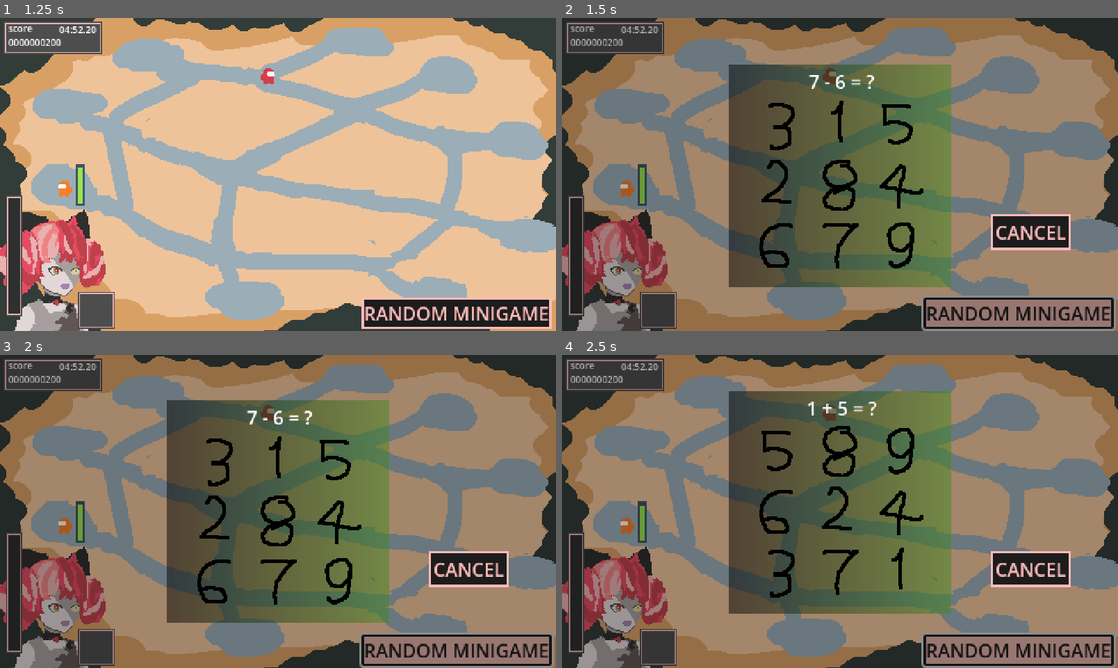
Above: before the commit, frames 1-4 (two rows, left to right).
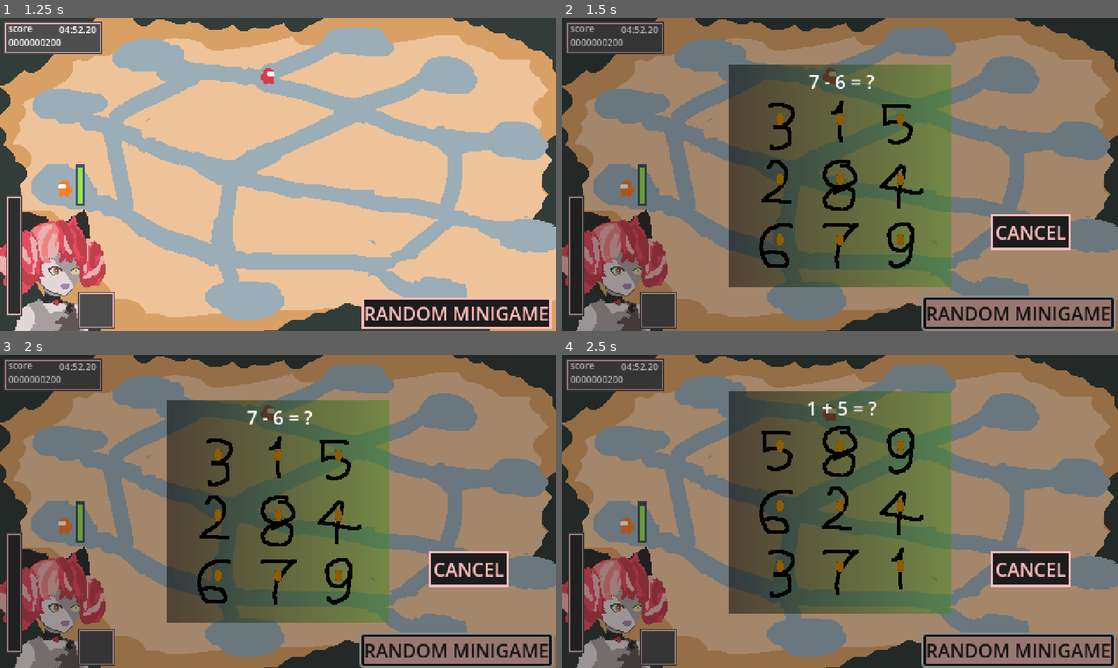
Above: after the commit, the same moments.

Repository: laxeminute/ollie-endless-date
Game: Godot game, scene res://src/interface/title_screen.tscn
Same seed, same stepped clock (60 frames per second), same inputs: the game is played once before the commit and once after it.
Inputs:
- Up to frame 1 (1.25 s): click "start" at 0.5 s
- Up to frame 2 (1.5 s): click "RANDOM MINIGAME" at 1.25 s
- Up to frame 3 (2 s): no input
- Up to frame 4 (2.5 s): click "RANDOM MINIGAME" at 2 s

Frame 1 is identical in both runs. In frame 2, 0.4% of the frame differs, in the area x 38-62%, y 30-73%; in frame 3, 0.4%; in frame 4, 0.4%.

Commit message:
Ring Toss activity: functionally complete

Diff:
--- a/src/level/activity/ring_toss/ring_number.gd
+++ b/src/level/activity/ring_toss/ring_number.gd
@@ -5,7 +5,10 @@
 
 const DIMENSIONS = Vector2i(48, 48)
 
-@onready var sprite: Sprite2D = $Sprite2D
+var active: bool = true
+
+@onready var number_sprite: Sprite2D = $Number
+@onready var ring: Sprite2D = $Ring
 
 var number: int:
 	set(value):
@@ -15,6 +18,35 @@
 		number = value
 		var zero_indexed: int = number - 1
 		@warning_ignore("INTEGER_DIVISION")
-		sprite.region_rect.position = Vector2(
+		number_sprite.region_rect.position = Vector2(
 			DIMENSIONS.x * (zero_indexed % 3), DIMENSIONS.y * (zero_indexed / 3)
 		)
+
+
+func reset() -> void:
+	active = true
+	ring.hide()
+	ring.modulate = Color(Color.WHITE, 0.5)
+
+
+func _on_click_detector_clicked() -> void:
+	if not active:
+		return
+	clicked.emit(number)
+	ring.modulate = Color.WHITE
+	var tween := create_tween()
+	tween.set_ease(Tween.EASE_OUT)
+	tween.set_trans(Tween.TRANS_SPRING)
+	tween.tween_property(ring, "scale", Vector2.ONE, 0.3).from(2 * Vector2.ONE)
+
+
+func _on_mouse_entered() -> void:
+	if not active:
+		return
+	ring.show()
+
+
+func _on_mouse_exited() -> void:
+	if not active:
+		return
+	ring.hide()
--- a/src/level/activity/ring_toss/ring_number.tscn
+++ b/src/level/activity/ring_toss/ring_number.tscn
@@ -1,8 +1,32 @@
-[gd_scene load_steps=5 format=3 uid="uid://b368s1iv5joem"]
+[gd_scene load_steps=9 format=3 uid="uid://b368s1iv5joem"]
 
 [ext_resource type="Script" uid="uid://d175w5sjdjnup" path="res://src/level/click_detector.gd" id="1_2x3bx"]
 [ext_resource type="Script" uid="uid://cw5vvpp7071oo" path="res://src/level/activity/ring_toss/ring_number.gd" id="1_h0fmg"]
 [ext_resource type="Texture2D" uid="uid://165xvbkbeqr8" path="res://assets/sprite/numbers.png" id="2_il3e2"]
+
+[sub_resource type="Gradient" id="Gradient_h0fmg"]
+offsets = PackedFloat32Array(0, 0.922078, 1)
+colors = PackedColorArray(0.557592, 0.361763, 2.88785e-07, 1, 0.557592, 0.361763, 2.88785e-07, 1, 0, 0, 0, 0)
+
+[sub_resource type="GradientTexture2D" id="GradientTexture2D_il3e2"]
+gradient = SubResource("Gradient_h0fmg")
+width = 8
+height = 12
+fill = 1
+fill_from = Vector2(0.5, 0.5)
+fill_to = Vector2(0.5, 1)
+
+[sub_resource type="Gradient" id="Gradient_il3e2"]
+offsets = PackedFloat32Array(0.792208, 0.811688, 0.954545, 1)
+colors = PackedColorArray(0.878431, 0.203922, 0, 0, 0.87854, 0.205343, 1.92523e-07, 1, 0.87854, 0.205343, 1.92523e-07, 1, 0.878431, 0.203922, 0, 0)
+
+[sub_resource type="GradientTexture2D" id="GradientTexture2D_i6rw6"]
+gradient = SubResource("Gradient_il3e2")
+width = 48
+height = 48
+fill = 1
+fill_from = Vector2(0.5, 0.5)
+fill_to = Vector2(0.5, 1)
 
 [sub_resource type="RectangleShape2D" id="RectangleShape2D_h4vgj"]
 size = Vector2(48, 48)
@@ -10,10 +34,21 @@
 [node name="RingNumber" type="Area2D"]
 script = ExtResource("1_h0fmg")
 
-[node name="Sprite2D" type="Sprite2D" parent="."]
+[node name="Number" type="Sprite2D" parent="."]
 texture = ExtResource("2_il3e2")
 region_enabled = true
 region_rect = Rect2(48, 96, 48, 48)
+
+[node name="Peg" type="Sprite2D" parent="."]
+position = Vector2(0, -5)
+texture = SubResource("GradientTexture2D_il3e2")
+
+[node name="Ring" type="Sprite2D" parent="."]
+visible = false
+modulate = Color(1, 1, 1, 0.501961)
+z_index = 1
+position = Vector2(0, 9)
+texture = SubResource("GradientTexture2D_i6rw6")
 
 [node name="CollisionShape2D" type="CollisionShape2D" parent="."]
 shape = SubResource("RectangleShape2D_h4vgj")
@@ -22,3 +57,7 @@
 script = ExtResource("1_2x3bx")
 area = NodePath("..")
 metadata/_custom_type_script = "uid://d175w5sjdjnup"
+
+[connection signal="mouse_entered" from="." to="." method="_on_mouse_entered"]
+[connection signal="mouse_exited" from="." to="." method="_on_mouse_exited"]
+[connection signal="clicked" from="ClickDetector" to="." method="_on_click_detector_clicked"]
--- a/src/level/activity/ring_toss/ring_toss_activity.gd
+++ b/src/level/activity/ring_toss/ring_toss_activity.gd
@@ -13,6 +13,7 @@
 func _ready() -> void:
 	for rn: RingNumber in $Numbers.get_children():
 		ring_numbers.append(rn)
+		rn.clicked.connect(_on_ring_number_clicked)
 	assert(ring_numbers.size() == NUM_NUMBERS)
 	_reset()
 
@@ -24,6 +25,7 @@
 	# scramble positions
 	randoms.shuffle()
 	for i in randoms.size():
+		ring_numbers[i].reset()
 		ring_numbers[i].number = randoms[i]
 
 	# generate question
@@ -35,3 +37,14 @@
 	question_label.text = (
 		"%s %s %s = ?" % [auxillary, "+" if difference > 0 else "-", abs(difference)]
 	)
+
+
+func _on_ring_number_clicked(number: int) -> void:
+	for rn: RingNumber in $Numbers.get_children():
+		rn.active = false
+	await get_tree().create_timer(0.5).timeout
+	if number == correct_answer:
+		completed.emit()
+	else:
+		# TODO: play wrong sound
+		_reset()
